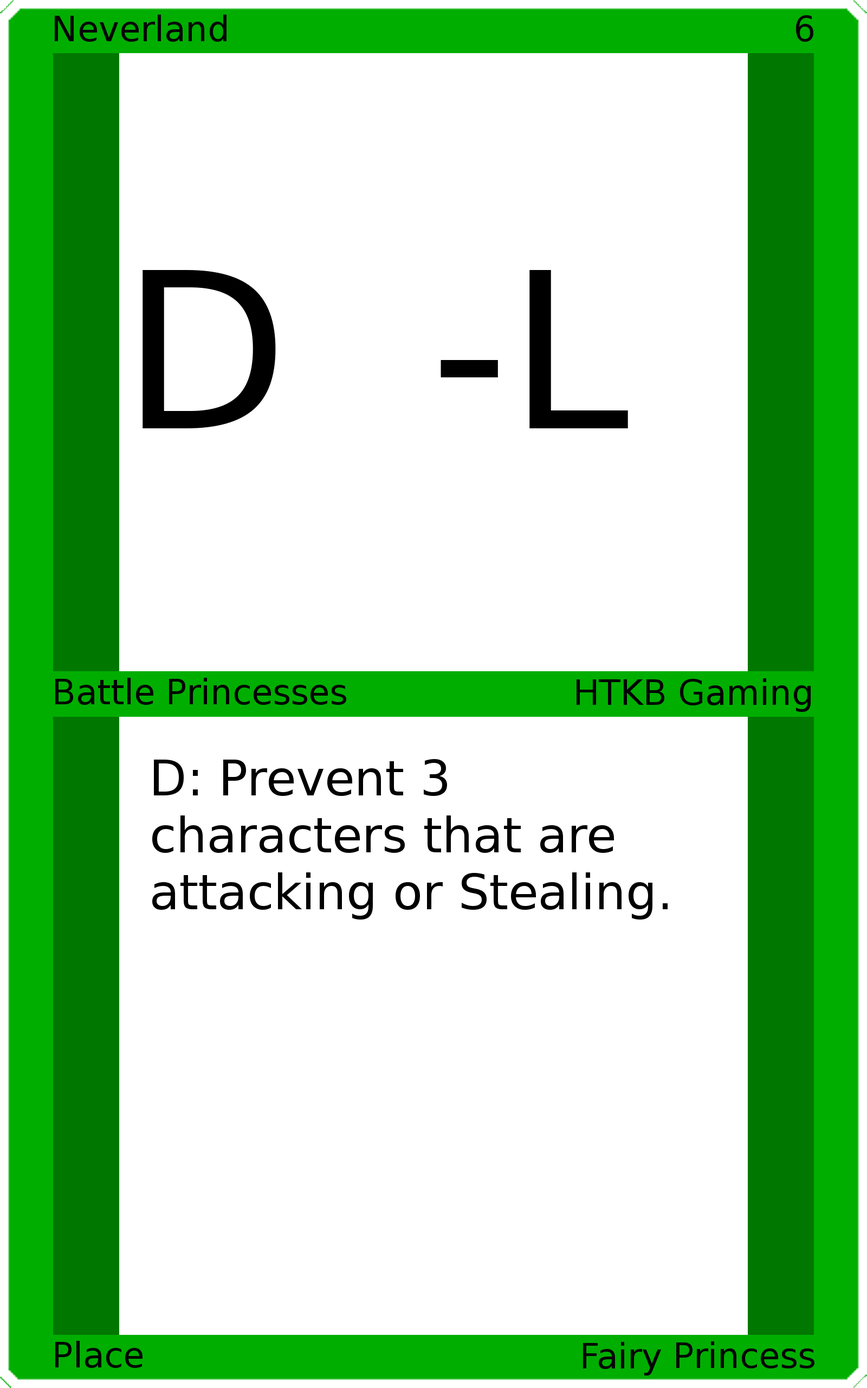
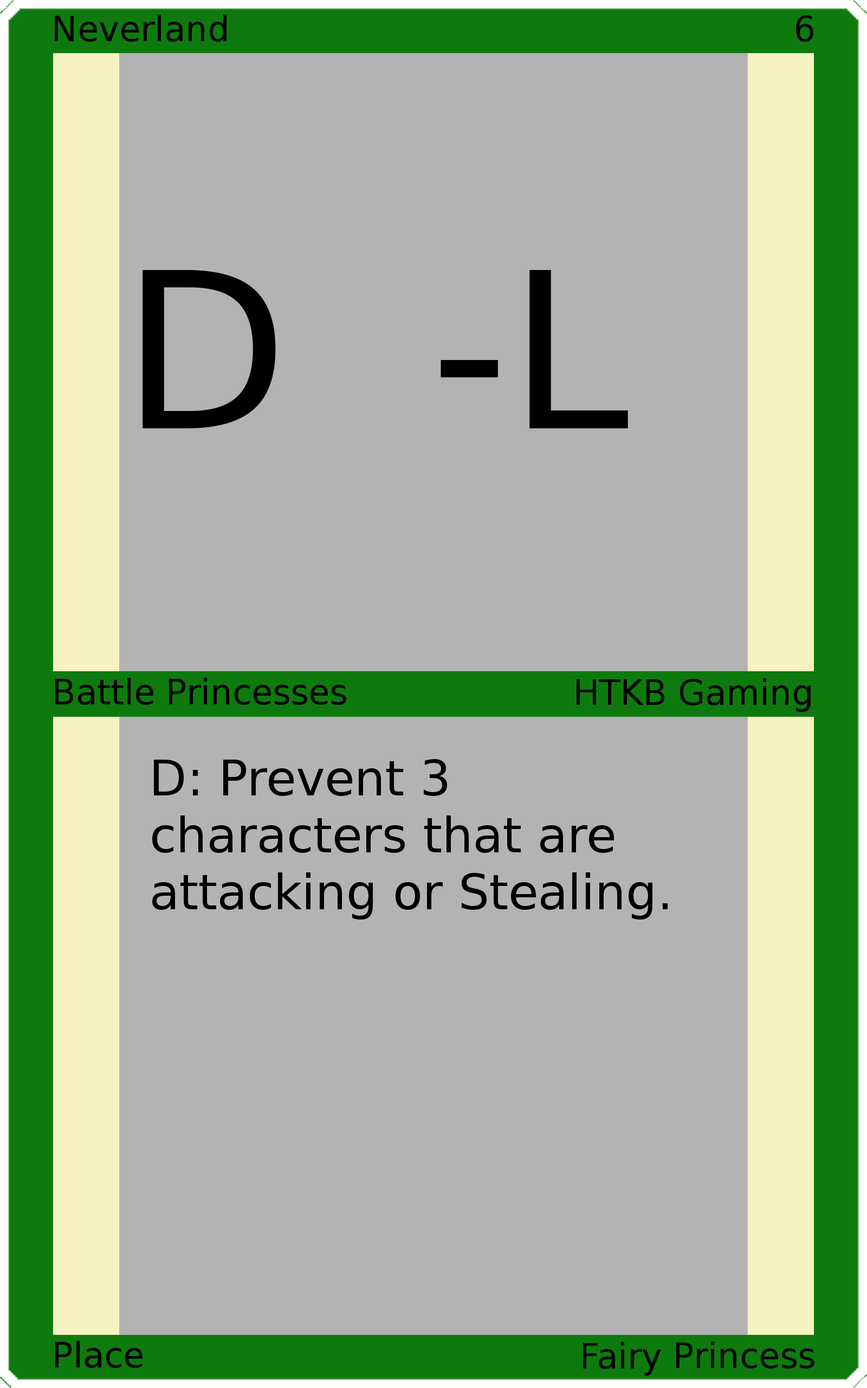
Revision of a layered 867×1388 image; what changed, layer by layer:
painted on "Border" over [0, 0, 867, 1388]
painted on "Top Background" over [119, 52, 748, 673]
painted on "Bottom Background" over [119, 715, 748, 1336]
painted on "Background" over [35, 35, 832, 1352]
